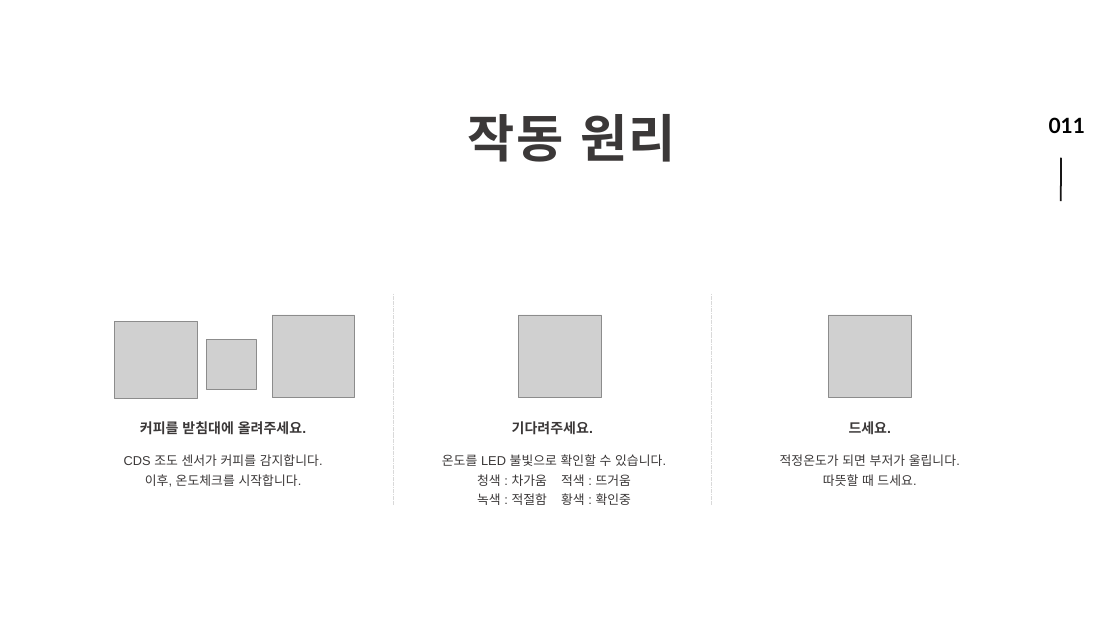
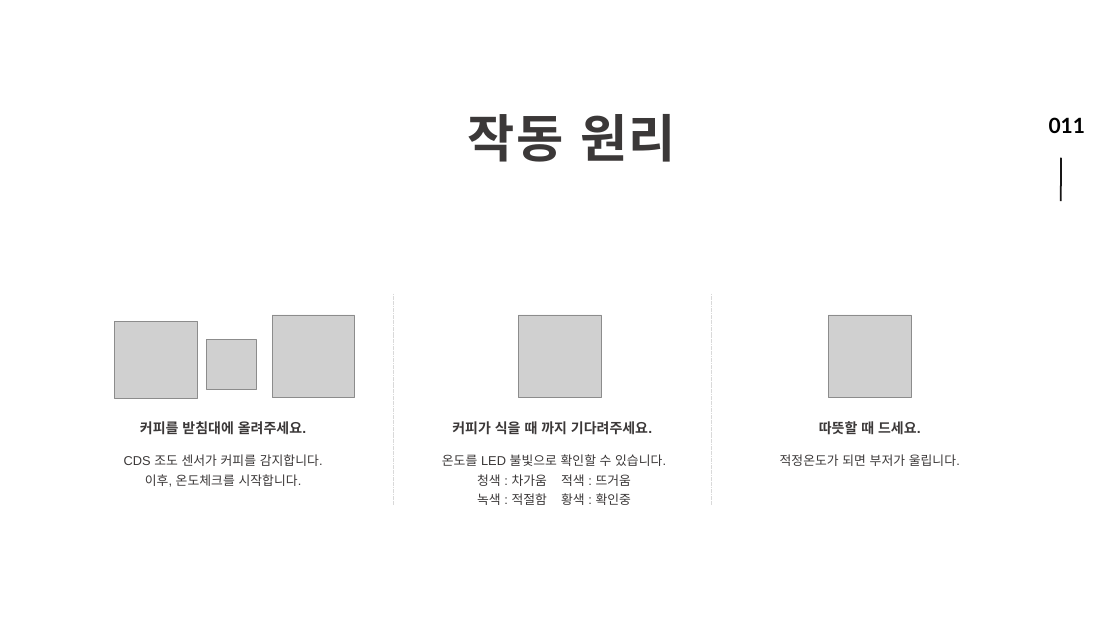
Before and after one commit to Ko0o0/IoT_Coffee_BlackCow, a slide deck: slide 11 of presentation/coffee_blackcow.pptx. Drawn at 1120x630 pixels with LibreOffice and Linux fonts; fonts in the diff are those of the drawing; grey boxes stand for pictures. Boxes give left, top, right and bottom in pixels: in the first picture for what was removed or moved away, otherwise in the second. Text is boxed around its words. In the diff, an @@ line names an element or a change of style, - is before the commit and + after.

```diff
--- a/presentation/coffee_blackcow.pptx
+++ b/presentation/coffee_blackcow.pptx
@@ text at box(452, 421, 652, 435): text changed @@
-기다려주세요.
+커피가 식을 때 까지 기다려주세요.
@@ text at box(819, 421, 921, 435): text changed @@
-드세요.
+따뜻할 때 드세요.
@@ text at box(823, 474, 916, 486): paragraph removed @@
-따뜻할 때 드세요.
```
Also in this commit, not shown: 1 other slide changed.
